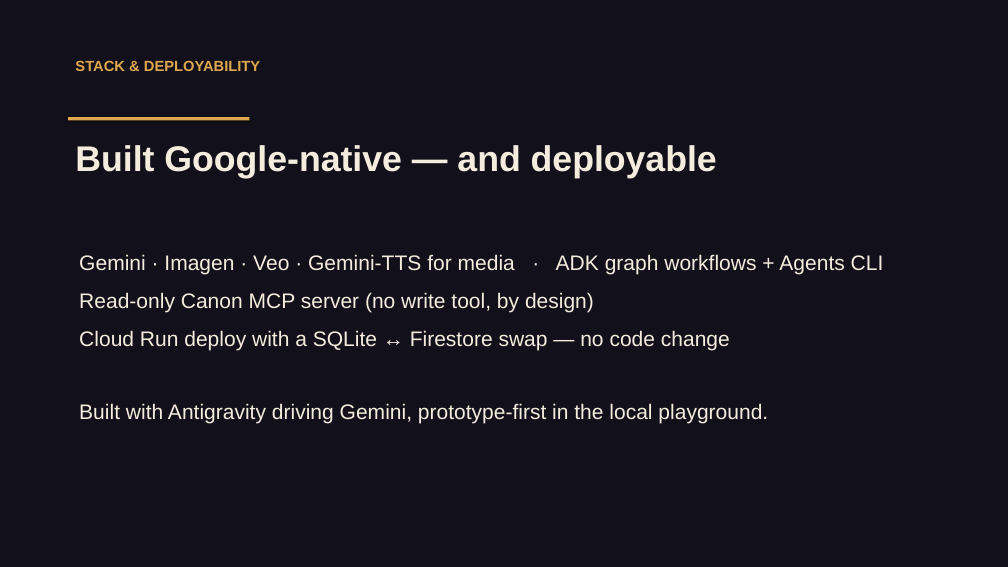
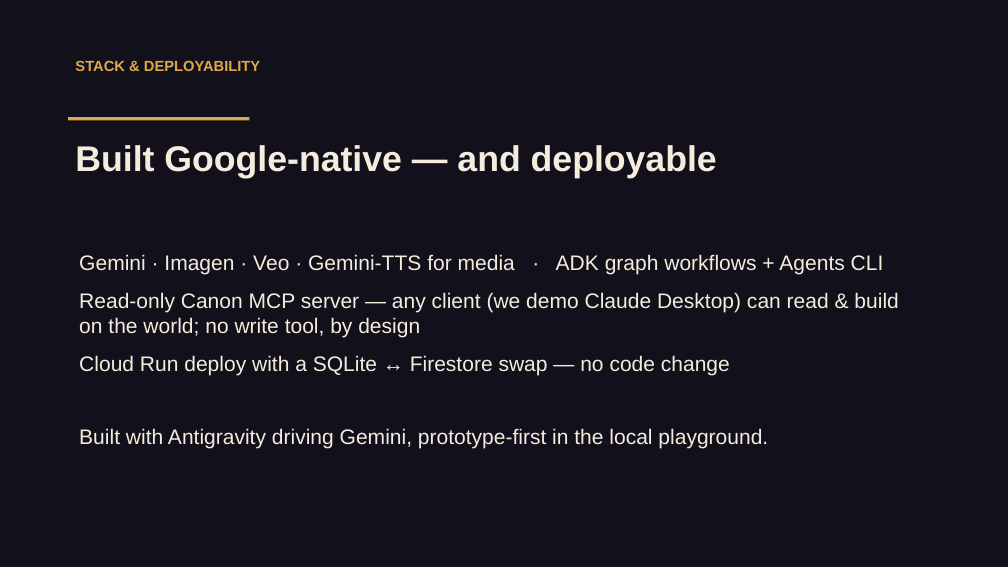
Before and after one commit to akai-joy/imaginary, a slide deck: slide 9 of WorldEngine_demo_slides.pptx. Drawn at 1008x567 pixels with LibreOffice and Linux fonts; fonts in the diff are those of the drawing. Boxes give left, top, right and bottom in pixels: in the first picture for what was removed or moved away, otherwise in the second. Text is boxed around its words. In the diff, an @@ line names an element or a change of style, - is before the commit and + after.

Commit message:
chore(demo): stabilize chronicle fallback & commit uncommitted slides, scripts, and db

```diff
--- a/WorldEngine_demo_slides.pptx
+++ b/WorldEngine_demo_slides.pptx
@@ text at (x1=79, y1=292, x2=898, y2=337): text changed @@
-Read-only Canon MCP server (no write tool, by design)
+Read-only Canon MCP server — any client (we demo Claude Desktop) can read & build on the world; no write tool, by design
```
Also in this commit, not shown: 2 other slides changed, 1 slide added, 7 other files.
